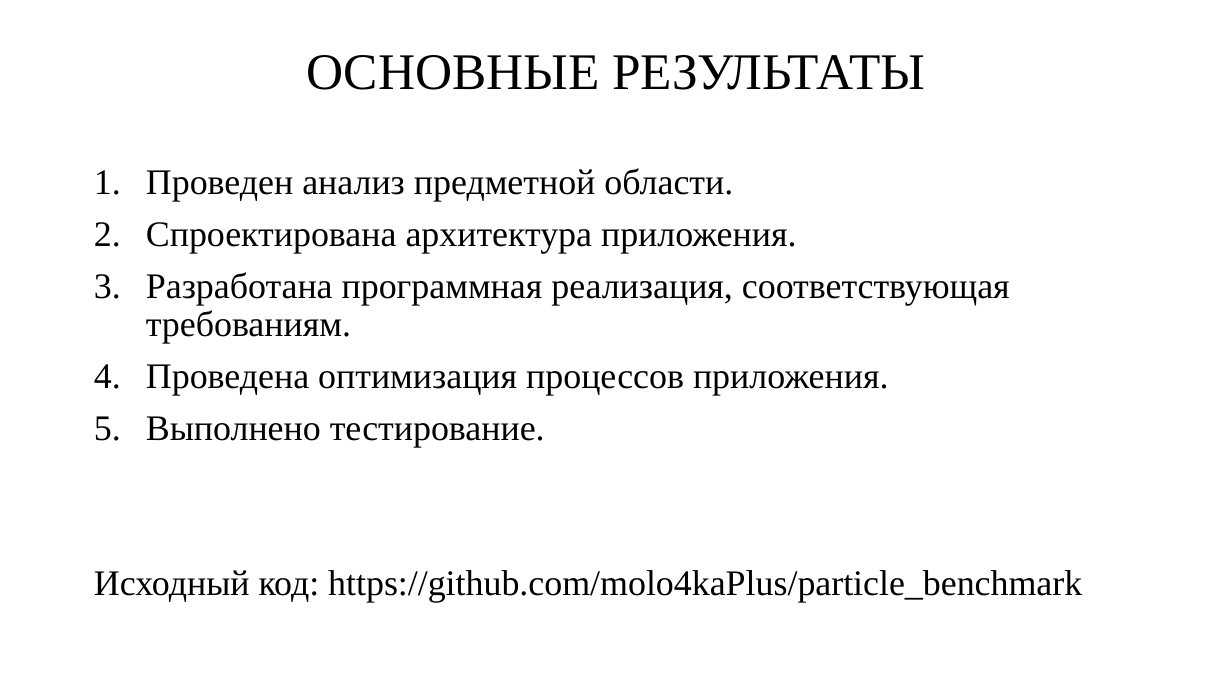
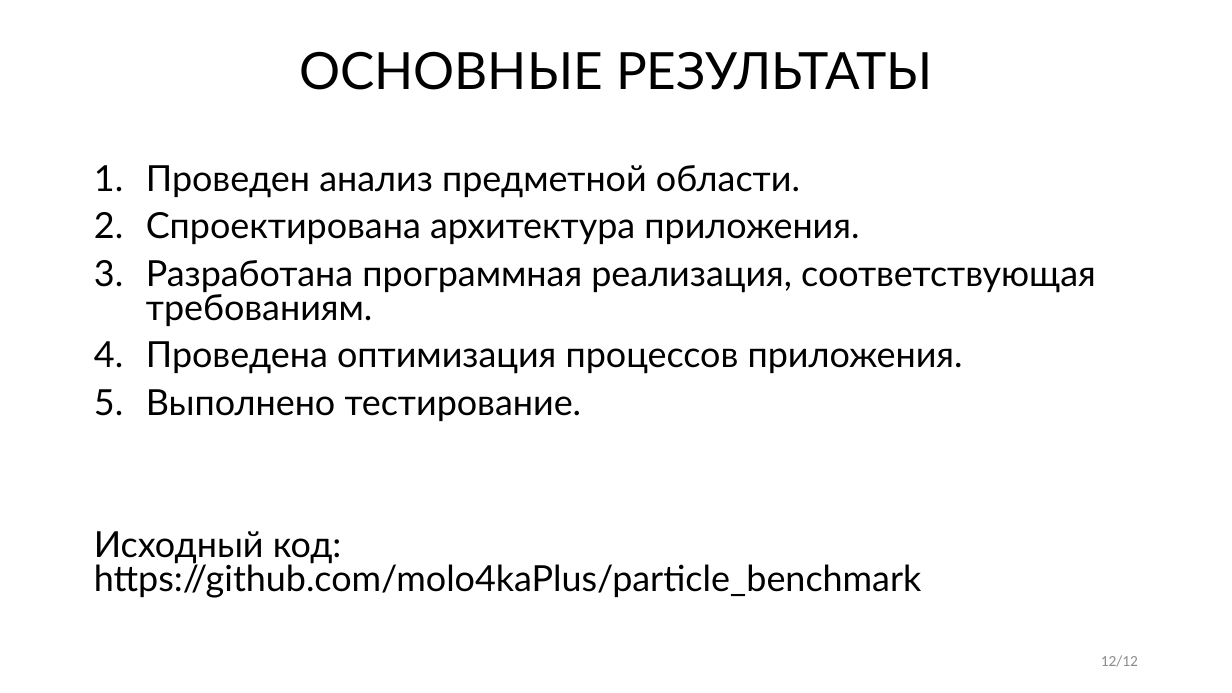
Before and after one commit to molo4kaPlus/particle_benchmark, a slide deck: slide 12 of docs/КузьминГО_курсовая.pptx (slide 10 before the commit). Drawn at 1232x693 pixels with LibreOffice and Linux fonts; fonts in the diff are those of the drawing. Boxes give left, top, right and bottom in pixels: in the first picture for what was removed or moved away, otherwise in the second. Text is boxed around its words. In the diff, an @@ line names an element or a change of style, - is before the commit and + after.

```diff
--- a/docs/КузьминГО_курсовая.pptx
+++ b/docs/КузьминГО_курсовая.pptx
@@ title "ОСНОВНЫЕ РЕЗУЛЬТАТЫ" at [299,51,933,90]: font Times New Roman to Lato @@
@@ text "Проведен анализ предметной области." at [94,165,1096,598]: font Times New Roman to Lato; line spacing 0.9 to 0.8 @@
@@ page number added at [1101,655,1138,667], 12 pt, text #8C8C8C @@
+12/12
```
Also in this commit, not shown: 9 other slides changed, 2 slides added, 2 other files.
